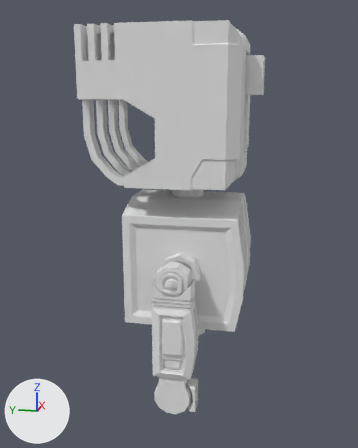
A saved change to the Blender file Assets/Blender/robot.blend.
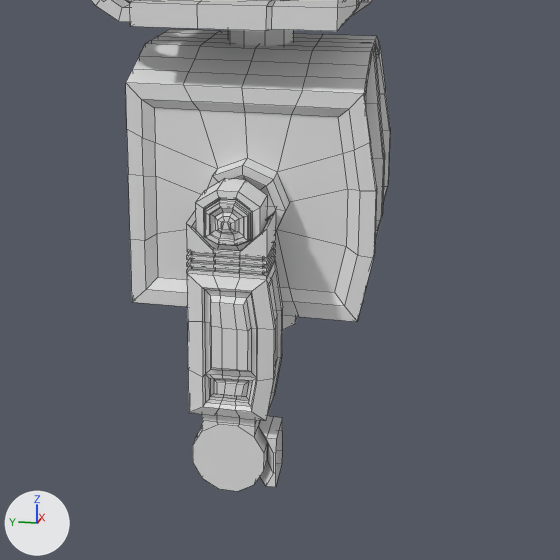
Each version appears first whole from a 50 mm camera at (-1.772, -0.382, 0.019) aimed at (-0.058, -0.039, -0.409), and next in a close-up on the part from 17% to 93% of the width and 39% to 100% of the height. Lighting does not change. The marker at lower left points along +X, +Y and +Z. The close-ups show mesh edges as thin lines.

Before the edit, the objects in view are built like this:
```python
me_cube = bpy.data.meshes.new('Cube')
me_cube.from_pydata(...)  # 606 vertices, 592 faces; spans x -0.257..0.0, y -0.22..0.196, z -0.287..0.24
me_cube_001 = bpy.data.meshes.new('Cube.001')
me_cube_001.from_pydata(...)  # 576 vertices, 518 faces, 24 loose edges; spans x -0.005..0.096, y -0.076..0.064, z -0.467..0.052
me_cube_003 = bpy.data.meshes.new('Cube.003')
me_cube_003.from_pydata(...)  # 40 vertices, 27 faces; spans x -0.0659..0.0002, y -0.0793..0.0598, z -0.0598..0.0599
ob_bicep_r = bpy.data.objects.new('Bicep.R', me_cube_001)
ob_bicep_r.location = (-0.332, -0.066, -0.541)
ob_body_connector = bpy.data.objects.new('Body Connector', me_cube)
ob_body_connector.location = (0.0, -0.065, -0.55)
_m = ob_body_connector.modifiers.new('Mirror', 'MIRROR')
ob_forearm_r = bpy.data.objects.new('Forearm.R', me_cube_003)
ob_forearm_r.location = (-0.253, -0.066, -0.949)
# also in view: 'Head' at (0.0, -0.035, -0.046)
```
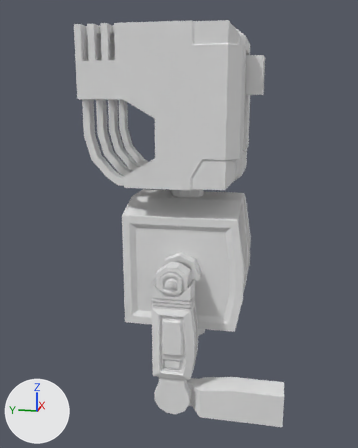
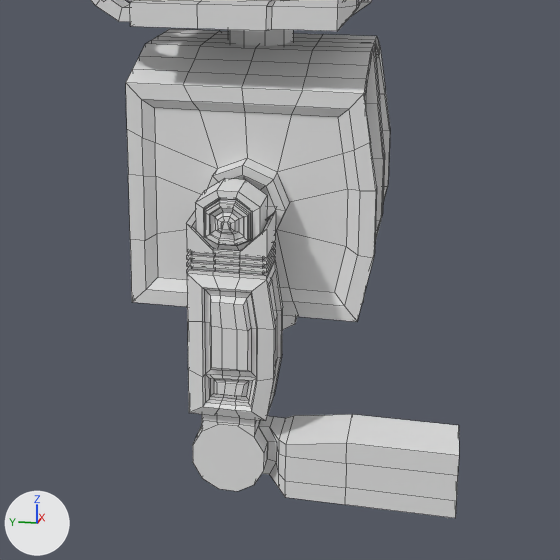
Commit message: blocked out forearm

Where the change shows, as pixel boxes (x1, y1, x2, y2) in the close-ups (560 x 560 px):
'Forearm.R', reshaped (211% wider, 46% taller)
    before: (199, 416, 282, 487)
    after: (199, 414, 459, 518)
part 1 of me_cube_003, built on
    before: (258, 417, 282, 487)
    after: (258, 414, 459, 518)

Diff of the bpy script that builds the scene:
```diff
--- a/Assets/Blender/robot.blend.py
+++ b/Assets/Blender/robot.blend.py
@@ me_cube_003 @@
 # used by ob_forearm_r; location = (-0.253, -0.066, -0.949)
-me_cube_003.from_pydata(...)  # 40 vertices, 27 faces; spans x -0.0659..0.0002, y -0.0793..0.0598, z -0.0598..0.0599
+me_cube_003.from_pydata(...)  # 64 vertices, 54 faces; spans x -0.0771..0.0104, y -0.368..0.0598, z -0.0598..0.0599
+# me_cube_003 part 1
+# 4 vertices in x -0.0007..-0.0004, y -0.0793, z -0.044..0.044 move by (0.0, -0.0048, 0.0)
+# 8 vertices move from x -0.0659..-0.0657, y -0.0793..-0.0632, z -0.0437..0.0442 to x -0.0663..-0.033, y -0.0841..-0.0632, z -0.0437..0.0442
+# 10 vertices are added at x -0.0771..0.0104, y -0.368..-0.0971, z -0.0528..0.0579
+# 8 new vertices lie (0.0, 0.1734, 0.0) away from vertices in x -0.0771..0.0104, y -0.368, z -0.0528..0.0579
+# 6 new vertices lie (0.0, 0.0975, 0.0) away from vertices in x -0.0771..0.0103, y -0.1946, z -0.0528..0.0224
+# 27 new faces join them
```
